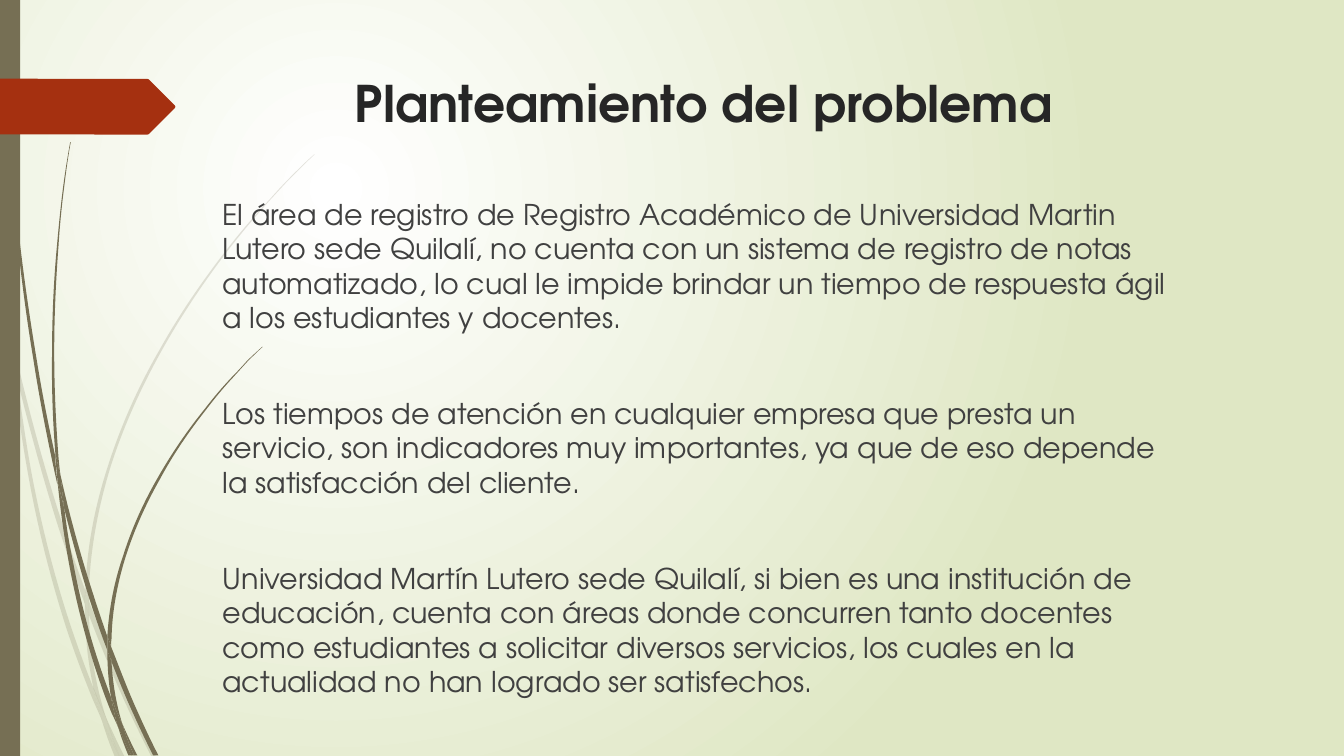
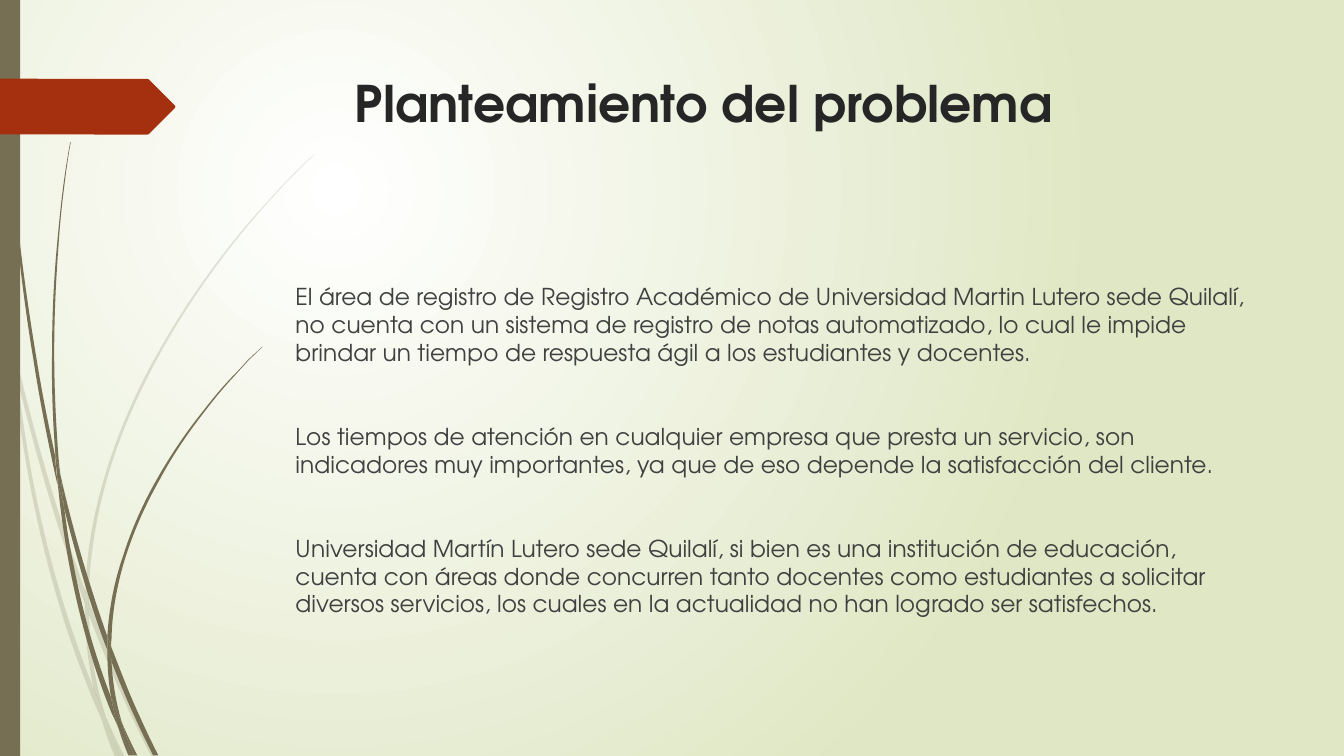
Before and after one commit to francha23/sistema-de-notas, a slide deck: slide 7 of Presentacion/El principio de la sabiduría es el temor.pptx (slide 5 before the commit). Drawn at 1344x756 pixels with LibreOffice and Linux fonts; fonts in the diff are those of the drawing. Boxes give left, top, right and bottom in pixels: in the first picture for what was removed or moved away, otherwise in the second. Text is boxed around its words. In the diff, an @@ line names an element or a change of style, - is before the commit and + after.

```diff
--- a/Presentacion/El principio de la sabiduría es el temor.pptx
+++ b/Presentacion/El principio de la sabiduría es el temor.pptx
@@ text "El área de registro de ...": place and size @@
-text "El área de registro de ..." at (222, 203, 1165, 698)
+text "El área de registro de ..." at (295, 287, 1245, 617)
@@ text "El área de registro de ..." at (295, 287, 1245, 617): size 20.4 to 16.6 pt @@
```
Also in this commit, not shown: 8 other slides changed, 42 slides added, 4 slides removed, 21 other files.
